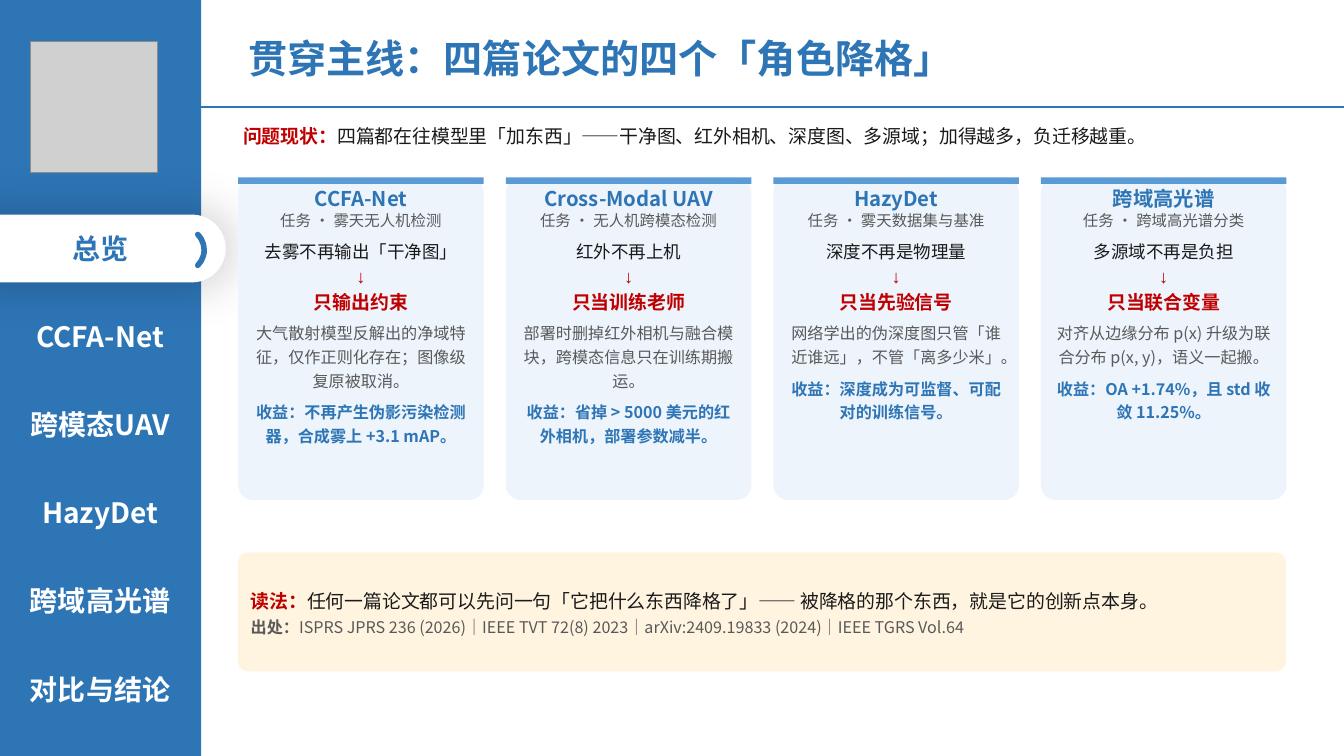
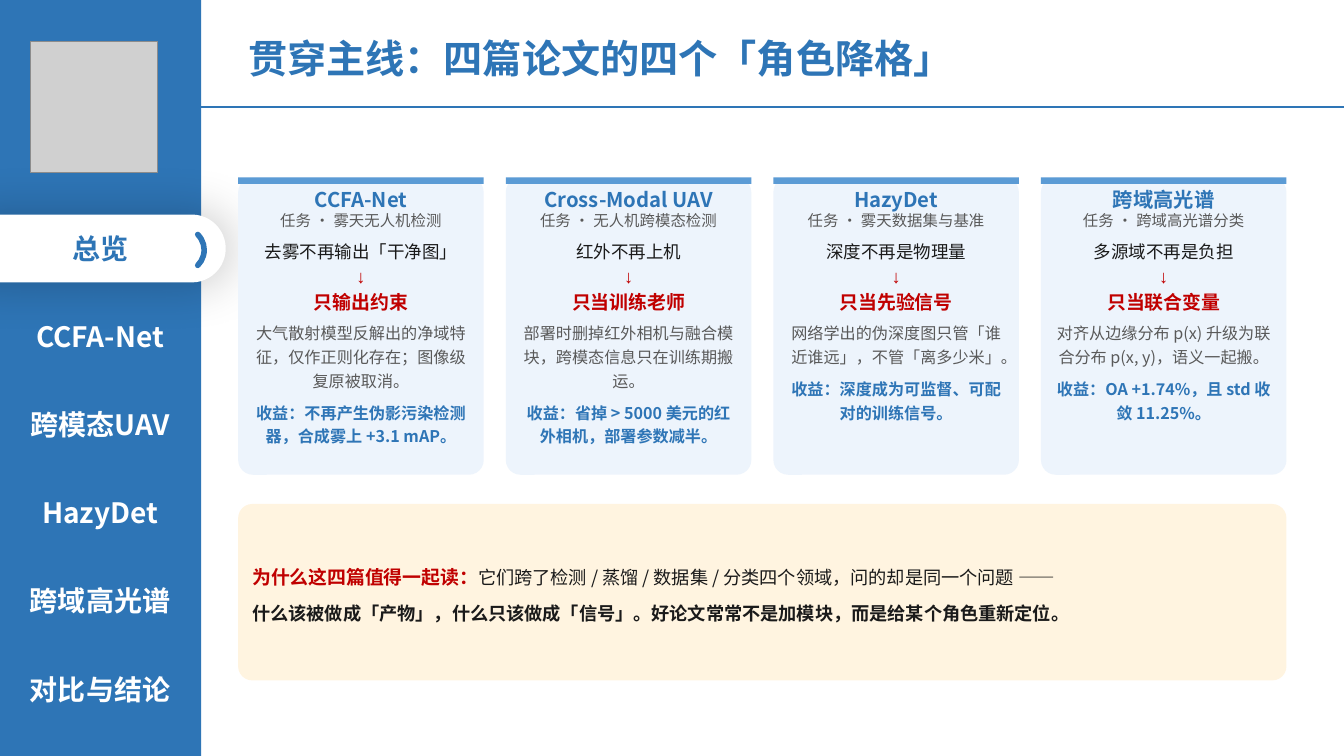
Before and after one commit to 139876/paper-notes, a slide deck: slide 4 of 论文精读/3-HazyDet精读/附件/四篇论文-组会汇报.pptx. Drawn at 1344x756 pixels with LibreOffice and Linux fonts; fonts in the diff are those of the drawing; grey boxes stand for pictures. Boxes give left, top, right and bottom in pixels: in the first picture for what was removed or moved away, otherwise in the second. Text is boxed around its words. In the diff, an @@ line names an element or a change of style, - is before the commit and + after.

```diff
--- a/论文精读/3-HazyDet精读/附件/四篇论文-组会汇报.pptx
+++ b/论文精读/3-HazyDet精读/附件/四篇论文-组会汇报.pptx
@@ text removed at <box>243,127,1146,146</box> @@
-问题现状：四篇都在往模型里「加东西」——干净图、红外相机、深度图、多源域；加得越多，负迁移越重。
@@ rounded rectangle "CCFA-Net": place and size @@
-rounded rectangle "CCFA-Net" at <box>238,177,484,500</box>
+rounded rectangle "CCFA-Net" at <box>238,177,484,475</box>
@@ rounded rectangle "Cross-Modal UAV": place and size @@
-rounded rectangle "Cross-Modal UAV" at <box>506,177,752,500</box>
+rounded rectangle "Cross-Modal UAV" at <box>506,177,752,475</box>
@@ rounded rectangle "HazyDet": place and size @@
-rounded rectangle "HazyDet" at <box>773,177,1019,500</box>
+rounded rectangle "HazyDet" at <box>773,177,1019,475</box>
@@ rounded rectangle "跨域高光谱": place and size @@
-rounded rectangle "跨域高光谱" at <box>1042,177,1288,500</box>
+rounded rectangle "跨域高光谱" at <box>1042,177,1288,475</box>
@@ rounded rectangle "为什么这四篇值得一起读：它们跨了检测 / 蒸馏 / 数据集 ...": place and size @@
-rounded rectangle "为什么这四篇值得一起读：它们跨了检测 / 蒸馏 / 数据集 ..." at <box>238,553,1287,671</box>
+rounded rectangle "为什么这四篇值得一起读：它们跨了检测 / 蒸馏 / 数据集 ..." at <box>238,504,1287,681</box>
@@ text in rounded rectangle at <box>252,568,1069,623</box>: text changed; size 11.5 to 13 pt; text colour #595959 to #1A1A1A; bold on @@
-读法：任何一篇论文都可以先问一句「它把什么东西降格了」—— 被降格的那个东西，就是它的创新点本身。
-出处：ISPRS JPRS 236 (2026)｜IEEE TVT 72(8) 2023｜arXiv:2409.19833 (2024)｜IEEE TGRS Vol.64
+为什么这四篇值得一起读：它们跨了检测 / 蒸馏 / 数据集 / 分类四个领域，问的却是同一个问题 ——
+什么该被做成「产物」，什么只该做成「信号」。好论文常常不是加模块，而是给某个角色重新定位。
```
Also in this commit, not shown: 14 other slides changed.
